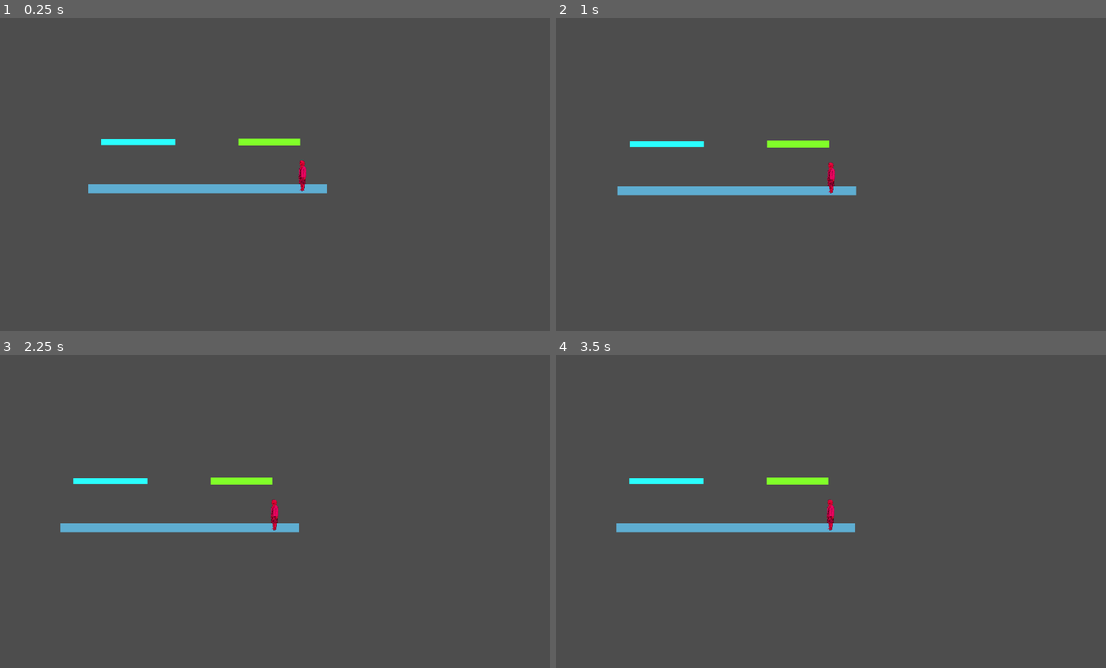
Above: before the commit, frames 1-4 (two rows, left to right).
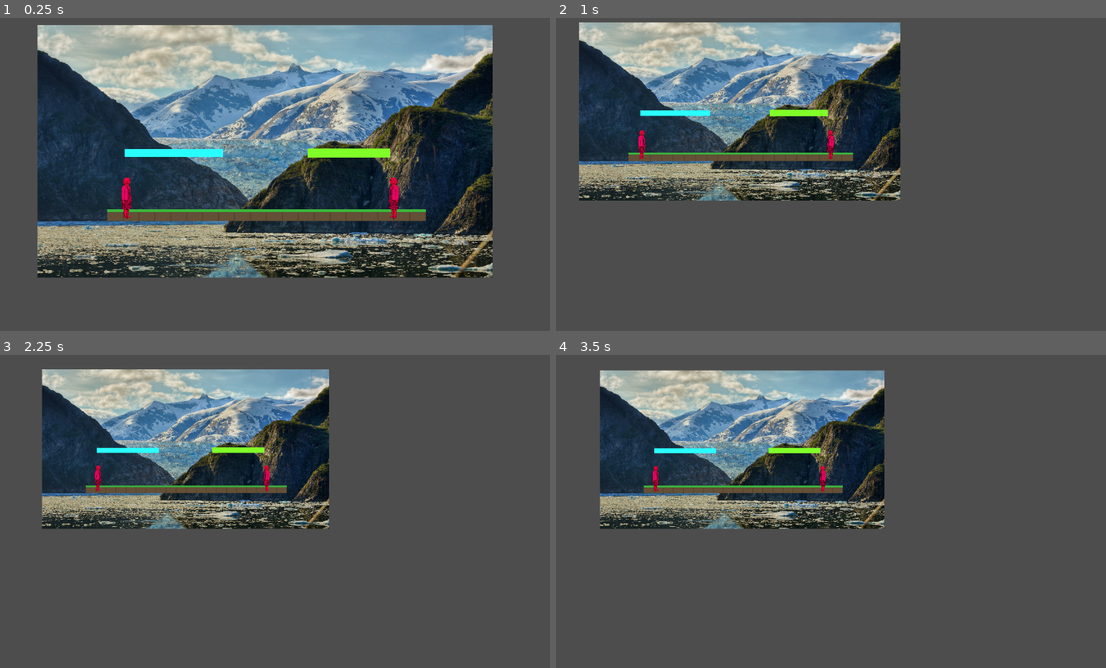
Above: after the commit, the same moments.

Repository: charles-priem/Fighter-i-
Game: Godot game, scene res://scenes/game_scene.tscn
The game is run twice, just before and just after one commit, with the same random seed, the same clock (stepped at 60 frames per second) and the same inputs.
Inputs:
- Up to frame 1 (0.25 s): no input
- Up to frame 2 (1 s): no input
- Up to frame 3 (2.25 s): no input
- Up to frame 4 (3.5 s): no input

The runs differ from the first frame. In frame 1, 63% of the frame differs, in the area x 6-90%, y 2-84%; in frame 2, 32%; in frame 3, 26%; in frame 4, 25%.

Commit message:
mouvement de deux joueurs fonctionnel

Diff:
--- a/project.godot
+++ b/project.godot
@@ -47,6 +47,36 @@
 "events": [Object(InputEventKey,"resource_local_to_scene":false,"resource_name":"","device":-1,"window_id":0,"alt_press …(192 unchanged characters)…
 ]
 }
+p2_left={
+"deadzone": 0.2,
+"events": [Object(InputEventKey,"resource_local_to_scene":false,"resource_name":"","device":-1,"window_id":0,"alt_pressed":false,"shift_pressed":false,"ctrl_pressed":false,"meta_pressed":false,"pressed":false,"keycode":0,"physical_keycode":4194442,"key_label":0,"unicode":52,"location":0,"echo":false,"script":null)
+]
+}
+p2_right={
+"deadzone": 0.2,
+"events": [Object(InputEventKey,"resource_local_to_scene":false,"resource_name":"","device":-1,"window_id":0,"alt_pressed":false,"shift_pressed":false,"ctrl_pressed":false,"meta_pressed":false,"pressed":false,"keycode":0,"physical_keycode":4194444,"key_label":0,"unicode":54,"location":0,"echo":false,"script":null)
+]
+}
+p2_jump={
+"deadzone": 0.2,
+"events": [Object(InputEventKey,"resource_local_to_scene":false,"resource_name":"","device":-1,"window_id":0,"alt_pressed":false,"shift_pressed":false,"ctrl_pressed":false,"meta_pressed":false,"pressed":false,"keycode":0,"physical_keycode":4194446,"key_label":0,"unicode":56,"location":0,"echo":false,"script":null)
+]
+}
+p2_down={
+"deadzone": 0.2,
+"events": [Object(InputEventKey,"resource_local_to_scene":false,"resource_name":"","device":-1,"window_id":0,"alt_pressed":false,"shift_pressed":false,"ctrl_pressed":false,"meta_pressed":false,"pressed":false,"keycode":0,"physical_keycode":4194440,"key_label":0,"unicode":50,"location":0,"echo":false,"script":null)
+]
+}
+p2_attack={
+"deadzone": 0.2,
+"events": [Object(InputEventKey,"resource_local_to_scene":false,"resource_name":"","device":-1,"window_id":0,"alt_pressed":false,"shift_pressed":false,"ctrl_pressed":false,"meta_pressed":false,"pressed":false,"keycode":0,"physical_keycode":4194445,"key_label":0,"unicode":55,"location":0,"echo":false,"script":null)
+]
+}
+p2_smash={
+"deadzone": 0.2,
+"events": [Object(InputEventKey,"resource_local_to_scene":false,"resource_name":"","device":-1,"window_id":0,"alt_pressed":false,"shift_pressed":false,"ctrl_pressed":false,"meta_pressed":false,"pressed":false,"keycode":0,"physical_keycode":4194447,"key_label":0,"unicode":57,"location":0,"echo":false,"script":null)
+]
+}
 
 [physics]
 
--- a/scenes/game_scene.tscn
+++ b/scenes/game_scene.tscn
@@ -1,10 +1,13 @@
 [gd_scene format=3 uid="uid://b6cjd3dxelqol"]
 
+[ext_resource type="Texture2D" uid="uid://dyuc7ub53c47y" path="res://assets/sprites/platform.png" id="1_rurhu"]
 [ext_resource type="PackedScene" uid="uid://cvpoakggmg31i" path="res://scenes/player.tscn" id="1_w5aja"]
-[ext_resource type="Script" uid="uid://dnprcxqaypmx5" path="res://scripts/player.gd" id="2_bw6k5"]
 [ext_resource type="Script" uid="uid://cgn1behbhvis2" path="res://scripts/camera_2d.gd" id="2_onqr8"]
-[ext_resource type="Texture2D" uid="uid://dlpik3tc0q74w" path="res://assets/sprites/math_prof.png" id="3_y3j0m"]
 [ext_resource type="Script" uid="uid://bur1i54bpfqt0" path="res://scripts/hud.gd" id="3_ycayy"]
+[ext_resource type="Texture2D" uid="uid://br2yrmdmk8faq" path="res://assets/sprites/mathprof.png" id="4_kk2rg"]
+[ext_resource type="Script" uid="uid://bn4v75flwdudd" path="res://scripts/ElYaagoubi.gd" id="6_mwyo0"]
+[ext_resource type="Texture2D" uid="uid://btcdxcxed85ko" path="res://assets/sprites/bg2.jpg" id="7_kk2rg"]
+[ext_resource type="Script" uid="uid://d3g6uol51pi4d" path="res://scripts/Dubois.gd" id="8_77hjl"]
 
 [sub_resource type="RectangleShape2D" id="RectangleShape2D_lxttp"]
 size = Vector2(800, 30)
@@ -23,12 +26,8 @@
 [node name="CollisionShape2D" type="CollisionShape2D" parent="MainPlatform" unique_id=886279966]
 shape = SubResource("RectangleShape2D_lxttp")
 
-[node name="ColorRect" type="ColorRect" parent="MainPlatform" unique_id=1650927269]
-offset_left = -400.0
-offset_top = -15.0
-offset_right = 400.0
-offset_bottom = 15.0
-color = Color(0.3681531, 0.6803558, 0.81999964, 1)
+[node name="Sprite2D" type="Sprite2D" parent="MainPlatform" unique_id=1202237861]
+texture = ExtResource("1_rurhu")
 
 [node name="StaticBody2D" type="StaticBody2D" parent="." unique_id=1218308093]
 position = Vector2(-257, -156)
@@ -80,16 +79,28 @@
 
 [node name="CollisionShape2D" type="CollisionShape2D" parent="BlastzoneBottom" unique_id=2101419461]
 
-[node name="Player" parent="." unique_id=2041489519 instance=ExtResource("1_w5aja")]
+[node name="El Yaagoubi" parent="." unique_id=833932191 instance=ExtResource("1_w5aja")]
 modulate = Color(1, 0.023529412, 0.43529412, 1)
-position = Vector2(316, -67)
-script = ExtResource("2_bw6k5")
+position = Vector2(-351, -51)
+script = ExtResource("6_mwyo0")
 
-[node name="Sprite2D2" type="Sprite2D" parent="Player" unique_id=1469636812]
+[node name="Sprite2D2" type="Sprite2D" parent="El Yaagoubi" unique_id=728737708]
 scale = Vector2(0.2, 0.2)
-texture = ExtResource("3_y3j0m")
+texture = ExtResource("4_kk2rg")
+
+[node name="Dubois" parent="." unique_id=1493220019 instance=ExtResource("1_w5aja")]
+modulate = Color(1, 0.023529412, 0.43529412, 1)
+position = Vector2(319, -50)
+script = ExtResource("8_77hjl")
+player_number = 2
+
+[node name="Sprite2D2" type="Sprite2D" parent="Dubois" unique_id=980078084]
+scale = Vector2(0.2, 0.2)
+texture = ExtResource("4_kk2rg")
+flip_h = true
 
 [node name="Camera2D" type="Camera2D" parent="." unique_id=938563523]
+position = Vector2(-4, -161)
 position_smoothing_enabled = true
 script = ExtResource("2_onqr8")
 
@@ -133,3 +144,9 @@
 offset_right = 263.0
 offset_bottom = -264.0
 text = "0%"
+
+[node name="Sprite2D" type="Sprite2D" parent="." unique_id=1750403046]
+z_index = -1
+position = Vector2(-3.500019, -161)
+scale = Vector2(0.5953124, 0.49687496)
+texture = ExtResource("7_kk2rg")
--- a/scenes/player.tscn
+++ b/scenes/player.tscn
@@ -62,5 +62,5 @@
 
 [node name="Hitbox" type="Area2D" parent="Sprite2D" unique_id=1372043165]
 
-[node name="CollisionShape2D" type="CollisionShape2D" parent="Sprite2D" unique_id=1376289205]
+[node name="CollisionShape2D" type="CollisionShape2D" parent="Sprite2D/Hitbox" unique_id=1376289205]
 shape = SubResource("CapsuleShape2D_u8vuu")
--- /dev/null
+++ b/scripts/Benedito.gd
@@ -0,0 +1,10 @@
+extends BasePlayer
+
+func _ready():
+	super._ready()
+	character_name  = "Benedito"
+	character_color = Color(0.9, 0.5, 0.1)
+	move_speed = 320.0
+	jump_force = 700.0
+	weight     = 0.9
+	max_jumps  = 2
--- /dev/null
+++ b/scripts/Benyoussef.gd
@@ -0,0 +1,10 @@
+extends BasePlayer
+
+func _ready():
+	super._ready()
+	character_name  = "Benyoussef"
+	character_color = Color(0.9, 0.5, 0.1)
+	move_speed = 320.0
+	jump_force = 700.0
+	weight     = 0.9
+	max_jumps  = 2
--- /dev/null
+++ b/scripts/Blandre.gd
@@ -0,0 +1,10 @@
+extends BasePlayer
+
+func _ready():
+	super._ready()
+	character_name  = "Blandre"
+	character_color = Color(0.9, 0.5, 0.1)
+	move_speed = 320.0
+	jump_force = 700.0
+	weight     = 0.9
+	max_jumps  = 2
--- /dev/null
+++ b/scripts/Deleplanque.gd
@@ -0,0 +1,10 @@
+extends BasePlayer
+
+func _ready():
+	super._ready()
+	character_name  = "Deleplanque"
+	character_color = Color(0.9, 0.5, 0.1)
+	move_speed = 320.0
+	jump_force = 700.0
+	weight     = 0.9
+	max_jumps  = 2
--- /dev/null
+++ b/scripts/Dubois.gd
@@ -0,0 +1,10 @@
+extends BasePlayer
+
+func _ready():
+	super._ready()
+	character_name  = "Dubois"
+	character_color = Color(0.9, 0.5, 0.1)
+	move_speed = 320.0
+	jump_force = 700.0
+	weight     = 0.9
+	max_jumps  = 2
--- /dev/null
+++ b/scripts/ElYaagoubi.gd
@@ -0,0 +1,10 @@
+extends BasePlayer
+
+func _ready():
+	super._ready()
+	character_name  = "ElYaagoubi"
+	character_color = Color(0.9, 0.5, 0.1)
+	move_speed = 320.0
+	jump_force = 700.0
+	weight     = 0.9
+	max_jumps  = 2
--- /dev/null
+++ b/scripts/McGavigan.gd
@@ -0,0 +1,10 @@
+extends BasePlayer
+
+func _ready():
+	super._ready()
+	character_name  = "McGavigan"
+	character_color = Color(0.9, 0.5, 0.1)
+	move_speed = 320.0
+	jump_force = 700.0
+	weight     = 0.9
+	max_jumps  = 2
--- /dev/null
+++ b/scripts/Mele.gd
@@ -0,0 +1,10 @@
+extends BasePlayer
+
+func _ready():
+	super._ready()
+	character_name  = "Mele"
+	character_color = Color(0.9, 0.5, 0.1)
+	move_speed = 320.0
+	jump_force = 700.0
+	weight     = 0.9
+	max_jumps  = 2
--- /dev/null
+++ b/scripts/Morelle.gd
@@ -0,0 +1,10 @@
+extends BasePlayer
+
+func _ready():
+	super._ready()
+	character_name  = "Morelle"
+	character_color = Color(0.9, 0.5, 0.1)
+	move_speed = 320.0
+	jump_force = 700.0
+	weight     = 0.9
+	max_jumps  = 2
--- /dev/null
+++ b/scripts/Phillipe.gd
@@ -0,0 +1,10 @@
+extends BasePlayer
+
+func _ready():
+	super._ready()
+	character_name  = "Phillipe"
+	character_color = Color(0.9, 0.5, 0.1)
+	move_speed = 320.0
+	jump_force = 700.0
+	weight     = 0.9
+	max_jumps  = 2
--- /dev/null
+++ b/scripts/base_player.gd
@@ -0,0 +1,113 @@
+extends CharacterBody2D
+class_name BasePlayer
+
+# STATS (modifiables par chaque prof)
+@export var character_name : String = "Inconnu"
+@export var character_color: Color  = Color.WHITE
+@export var move_speed  : float = 300.0
+@export var jump_force  : float = 700.0
+@export var weight      : float = 1.0
+@export var max_jumps   : int   = 2
+
+# VARIABLES INTERNES
+var gravity          = ProjectSettings.get_setting("physics/2d/default_gravity")
+var jumps_remaining  : int   = 2
+var damage_percent   : float = 0.0
+var stocks           : int   = 3
+var is_attacking     : bool  = false
+var invincible_timer : float = 0.0
+var facing_right     : bool  = true
+
+@export var player_number: int = 1
+
+@onready var sprite = $Sprite2D2
+
+# READY
+func _ready():
+	add_to_group("players")
+	sprite.modulate = character_color
+
+# BOUCLE PHYSIQUE
+func _physics_process(delta):
+	if invincible_timer > 0:
+		invincible_timer -= delta
+
+	if not is_on_floor():
+		velocity.y += gravity * delta
+
+	handle_jump()
+	handle_movement()
+
+	if not is_attacking:
+		handle_attacks()
+
+	move_and_slide()
+
+	if is_on_floor():
+		jumps_remaining = max_jumps
+
+# SAUT
+func handle_jump():
+	var action = "p" + str(player_number) + "_jump"
+	if Input.is_action_just_pressed(action) and jumps_remaining > 0:
+		velocity.y = -jump_force
+		jumps_remaining -= 1
+
+# MOUVEMENT
+func handle_movement():
+	var dir = Input.get_axis(
+		"p" + str(player_number) + "_left",
+		"p" + str(player_number) + "_right"
+	)
+	if dir != 0:
+		velocity.x = dir * move_speed
+		facing_right = dir > 0
+		sprite.flip_h = not facing_right
+	else:
+		velocity.x = move_toward(velocity.x, 0, move_speed)
+
+# ATTAQUES : vide, chaque prof le remplace
+func handle_attacks():
+	pass
+
+# RECEVOIR UN COUP
+func take_hit(dmg: float, kb_x: float, kb_y: float,
+			  attacker_right: bool):
+	if invincible_timer > 0:
+		return
+	damage_percent += dmg
+	var mult = (1.0 + damage_percent / 100.0) / weight
+	var vx = kb_x * mult
+	var vy = kb_y * mult
+	if not attacker_right:
+		vx = -vx
+	velocity = Vector2(vx, vy)
+	invincible_timer = 0.5
+	update_hud()
+
+# MORT
+func die():
+	stocks -= 1
+	damage_percent   = 0.0
+	position         = Vector2(500, 100)
+	velocity         = Vector2.ZERO
+	invincible_timer = 2.0
+	if stocks <= 0:
+		get_tree().change_scene_to_file("res://scenes/game_over.tscn")
+
+# HUD
+func update_hud():
+	var hud = get_tree().root.get_node_or_null("GameScene/HUD/Control")
+	if hud:
+		hud.update_percent(player_number, damage_percent)
+
+# UTILITAIRE : lancer une attaque proprement
+func do_attack(hitbox_name: String, startup: float,
+			   active: float, recovery: float):
+	is_attacking = true
+	await get_tree().create_timer(startup).timeout
+	get_node(hitbox_name).monitoring = true
+	await get_tree().create_timer(active).timeout
+	get_node(hitbox_name).monitoring = false
+	await get_tree().create_timer(recovery).timeout
+	is_attacking = false
--- a/scripts/camera_2d.gd
+++ b/scripts/camera_2d.gd
@@ -1,20 +1,75 @@
 extends Camera2D
 
+# ── PARAMÈTRES (modifiables dans l'Inspecteur) ──────────────────
+@export var zoom_min: float = 0.5   # Zoom arrière maximum
+@export var zoom_max: float = 1.0   # Zoom avant maximum
+@export var zoom_speed: float = 2.0 # Vitesse du zoom
+@export var follow_speed: float = 4.0 # Vitesse de suivi des joueurs
+
+# Limites de la caméra (pour ne pas sortir de l'arène)
+@export var limit_left_val: float = -700.0
+@export var limit_right_val: float = 1400.0
+@export var limit_top_val: float = -500.0
+@export var limit_bottom_val: float = 700.0
+
 func _ready():
-	# La caméra se centre automatiquement sur les joueurs
-	zoom = Vector2(0.6, 0.6)  # Dézoom pour voir plus large
+	# Appliquer les limites
+	limit_left   = int(limit_left_val)
+	limit_right  = int(limit_right_val)
+	limit_top    = int(limit_top_val)
+	limit_bottom = int(limit_bottom_val)
 
-func _process(_delta):
-	# Trouver tous les joueurs
+	# Activer le lissage
+	position_smoothing_enabled = true
+	position_smoothing_speed = follow_speed
+
+func _process(delta):
 	var players = get_tree().get_nodes_in_group("players")
 	if players.is_empty():
 		return
 
-	# Calculer le centre entre tous les joueurs
+	# ── Calculer le centre entre tous les joueurs ────────────────
 	var center = Vector2.ZERO
 	for player in players:
 		center += player.global_position
 	center /= players.size()
 
-	# Déplacer la caméra vers ce centre
-	global_position = center
+	# ── Déplacer la caméra vers ce centre ────────────────────────
+	global_position = lerp(global_position, center, follow_speed * delta)
+
+	# ── Zoom automatique selon la distance entre joueurs ────────
+	if players.size() >= 2:
+		var distance = players[0].global_position.distance_to(
+					   players[1].global_position)
+
+		# Plus les joueurs sont éloignés, plus on dézoome
+		var target_zoom = clamp(
+			300.0 / distance,  # 300 = distance de référence
+			zoom_min,
+			zoom_max
+		)
+		# Appliquer le zoom progressivement
+		var new_zoom = lerp(zoom.x, target_zoom, zoom_speed * delta)
+		zoom = Vector2(new_zoom, new_zoom)
+
+	# ── Légère secousse quand un joueur est touché (screen shake) ─
+	# (appelée depuis player.gd avec camera.shake())
+
+# ── SCREEN SHAKE ────────────────────────────────────────────────
+var shake_intensity: float = 0.0
+var shake_duration: float = 0.0
+
+func shake(intensity: float = 8.0, duration: float = 0.2):
+	shake_intensity = intensity
+	shake_duration  = duration
+
+func _apply_shake(delta):
+	if shake_duration > 0:
+		shake_duration -= delta
+		offset = Vector2(
+			randf_range(-shake_intensity, shake_intensity),
+			randf_range(-shake_intensity, shake_intensity)
+		)
+	else:
+		offset = Vector2.ZERO
+		shake_intensity = 0.0
--- a/scripts/player.gd
+++ /dev/null
@@ -1,191 +0,0 @@
-extends CharacterBody2D
-
-# ── CONSTANTES DE MOUVEMENT ──────────────────────────────────────
-const SPEED = 300.0
-const JUMP_VELOCITY = -700.0
-const MAX_JUMPS = 2
-const HIT_INVINCIBILITY = 0.5
-const DASH_SPEED = 600.0
-const FAST_FALL_MULTIPLIER = 2.5
-
-# ── DONNÉES DES ATTAQUES [dégâts, force_x, force_y] ─────────────
-const ATTACK_DATA = {
-	"ground": [8.0,  400.0, -300.0],
-	"air":    [6.0,  350.0, -400.0],
-	"smash":  [15.0, 700.0, -500.0],
-}
-
-# ── VARIABLES ────────────────────────────────────────────────────
-var gravity = ProjectSettings.get_setting("physics/2d/default_gravity")
-var jumps_remaining = MAX_JUMPS
-var damage_percent = 0.0
-var is_attacking = false
-var invincible_timer = 0.0
-var stocks = 3
-var is_dashing = false
-
-@export var player_number: int = 1
-
-#@onready var anim = $AnimationPlayer
-@onready var sprite = $Sprite2D2
-
-# ── READY ────────────────────────────────────────────────────────
-func _ready():
-	add_to_group("players")
-
-# ── BOUCLE PRINCIPALE ────────────────────────────────────────────
-func _physics_process(delta):
-	if invincible_timer > 0:
-		invincible_timer -= delta
-
-	if not is_on_floor():
-		velocity.y += gravity * delta
-
-	handle_jump()
-	handle_movement()
-
-	if not is_attacking:
-		handle_attack()
-		handle_dash()
-		handle_fast_fall()
-
-	move_and_slide()
-	update_animation()
-
-	if is_on_floor():
-		jumps_remaining = MAX_JUMPS
-
-# ── CLIGNOTEMENT (invincibilité) ─────────────────────────────────
-func _process(_delta):
-	if invincible_timer > 0:
-		var blink = sin(Time.get_ticks_msec() * 0.02) > 0
-		$Sprite2D.visible = blink
-	else:
-		$Sprite2D.visible = true
-
-# ── SAUT ─────────────────────────────────────────────────────────
-func handle_jump():
-	var action = "p" + str(player_number) + "_jump"
-	if Input.is_action_just_pressed(action) and jumps_remaining > 0:
-		velocity.y = JUMP_VELOCITY
-		jumps_remaining -= 1
-
-# ── MOUVEMENT HORIZONTAL ─────────────────────────────────────────
-func handle_movement():
-	var direction = Input.get_axis(
-		"p" + str(player_number) + "_left",
-		"p" + str(player_number) + "_right"
-	)
-	if direction != 0:
-		velocity.x = direction * SPEED
-		$Sprite2D.flip_h = direction < 0
-	else:
-		velocity.x = move_toward(velocity.x, 0, SPEED)
-
-# ── ATTAQUES ─────────────────────────────────────────────────────
-func handle_attack():
-	var p = str(player_number)
-	if Input.is_action_just_pressed("p" + p + "_attack"):
-		if is_on_floor():
-			do_ground_attack()
-		else:
-			do_air_attack()
-	elif Input.is_action_just_pressed("p" + p + "_smash"):
-		do_smash_attack()
-
-func do_ground_attack():
-	is_attacking = true
-#	$Hitbox.monitoring = true
-	await get_tree().create_timer(0.15).timeout
-#	$Hitbox.monitoring = false
-	await get_tree().create_timer(0.20).timeout
-	is_attacking = false
-
-func do_air_attack():
-	is_attacking = true
-#	$Hitbox.monitoring = true
-	await get_tree().create_timer(0.12).timeout
-#	$Hitbox.monitoring = false
-	await get_tree().create_timer(0.15).timeout
-	is_attacking = false
-
-func do_smash_attack():
-	is_attacking = true
-	await get_tree().create_timer(0.12).timeout
-#	$Hitbox.monitoring = true
-	await get_tree().create_timer(0.25).timeout
-#	$Hitbox.monitoring = false
-	await get_tree().create_timer(0.35).timeout
-	is_attacking = false
-
-# ── DASH ─────────────────────────────────────────────────────────
-func handle_dash():
-	var direction = Input.get_axis(
-		"p" + str(player_number) + "_left",
-		"p" + str(player_number) + "_right"
-	)
-	if Input.is_action_just_pressed("p" + str(player_number) + "_smash") \
-	and is_on_floor() and not is_dashing and direction != 0:
-		is_dashing = true
-		invincible_timer = DASH_SPEED
-		velocity.x = direction * DASH_SPEED
-		await get_tree().create_timer(0.15).timeout
-		is_dashing = false
-
-# ── CHUTE RAPIDE ─────────────────────────────────────────────────
-func handle_fast_fall():
-	var down = "p" + str(player_number) + "_down"
-	if Input.is_action_just_pressed(down) and not is_on_floor():
-		if velocity.y > 0:
-			velocity.y *= FAST_FALL_MULTIPLIER
-
-# ── RECEVOIR UN COUP ─────────────────────────────────────────────
-func take_hit(damage: float, knockback_x: float, knockback_y: float,
-			  attacker_facing_right: bool):
-	if invincible_timer > 0:
-		return
-	damage_percent += damage
-	var mult = 1.0 + (damage_percent / 100.0)
-	var kb_x = knockback_x * mult
-	var kb_y = knockback_y * mult
-	if not attacker_facing_right:
-		kb_x = -kb_x
-	velocity.x = kb_x
-	velocity.y = kb_y
-	invincible_timer = HIT_INVINCIBILITY
-	update_hud()
-
-# ── MORT / RÉAPPARITION ──────────────────────────────────────────
-func die():
-	stocks -= 1
-	var hud = get_tree ().root. get_node("GameScene/HUD")
-	if hud:
-		hud.update_percent(player_number, damage_percent)
-	if stocks <= 0:
-		get_tree().change_scene_to_file("res://scenes/game_over.tscn")
-	else:
-		respawn()
-
-func respawn():
-	damage_percent = 0.0
-	position = Vector2(500, 200)
-	velocity = Vector2.ZERO
-	invincible_timer = 2.0
-
-# ── HUD ──────────────────────────────────────────────────────────
-func update_hud():
-	var hud = get_tree().root.get_node_or_null("GameScene/HUD")
-	if hud:
-		hud.update_percent(player_number, damage_percent)
-
-# ── ANIMATIONS ───────────────────────────────────────────────────
-func update_animation():
-	pass
-#	if is_attacking:
-#		return
-#	if not is_on_floor():
-#		anim.play("jump" if velocity.y < 0 else "fall")
-#	elif abs(velocity.x) > 10:
-#		anim.play("run")
-#	else:
-#		anim.play("idle")
Binary file added: assets/sprites/FightClub.jpg
Binary file added: assets/sprites/Newyork.jpg
Binary file added: assets/sprites/background2.png
Binary file added: assets/sprites/bg2.jpg
Binary file removed: assets/sprites/math_prof.png
Binary file added: assets/sprites/mathprof.png
Binary file added: assets/sprites/platform.png
Not shown, added: scripts/Benedito.gd.uid
Not shown, added: scripts/Benyoussef.gd.uid
Not shown, added: scripts/Blandre.gd.uid
Not shown, added: scripts/Deleplanque.gd.uid
Not shown, added: scripts/Dubois.gd.uid
(and 7 more such lines)
